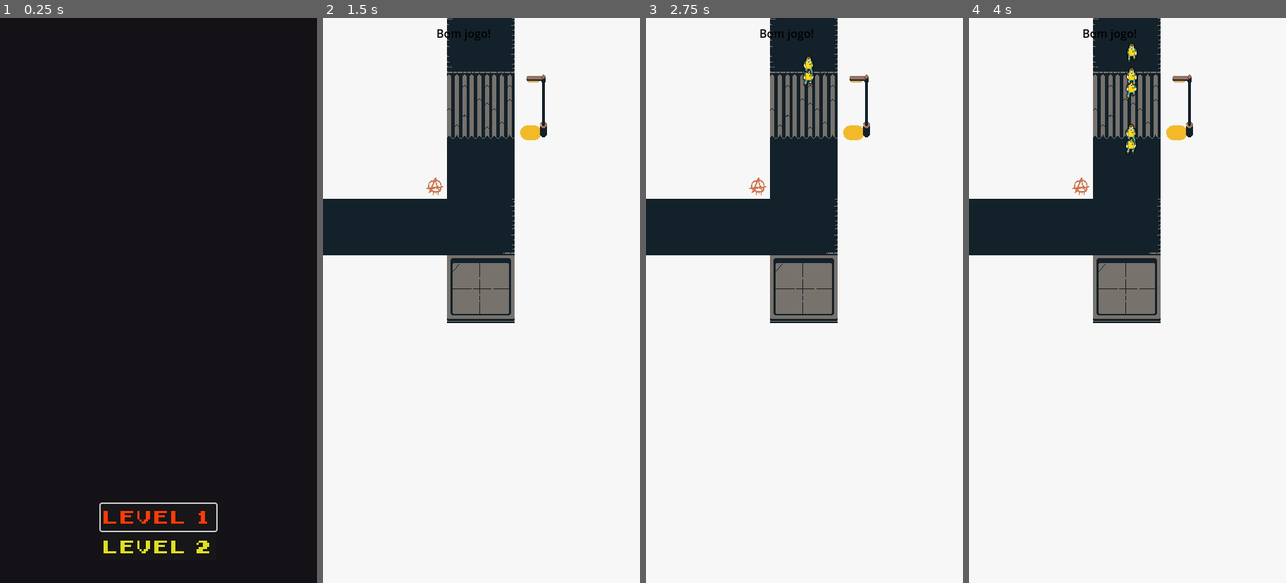
Above: before the commit, frames 1-4 (left to right).
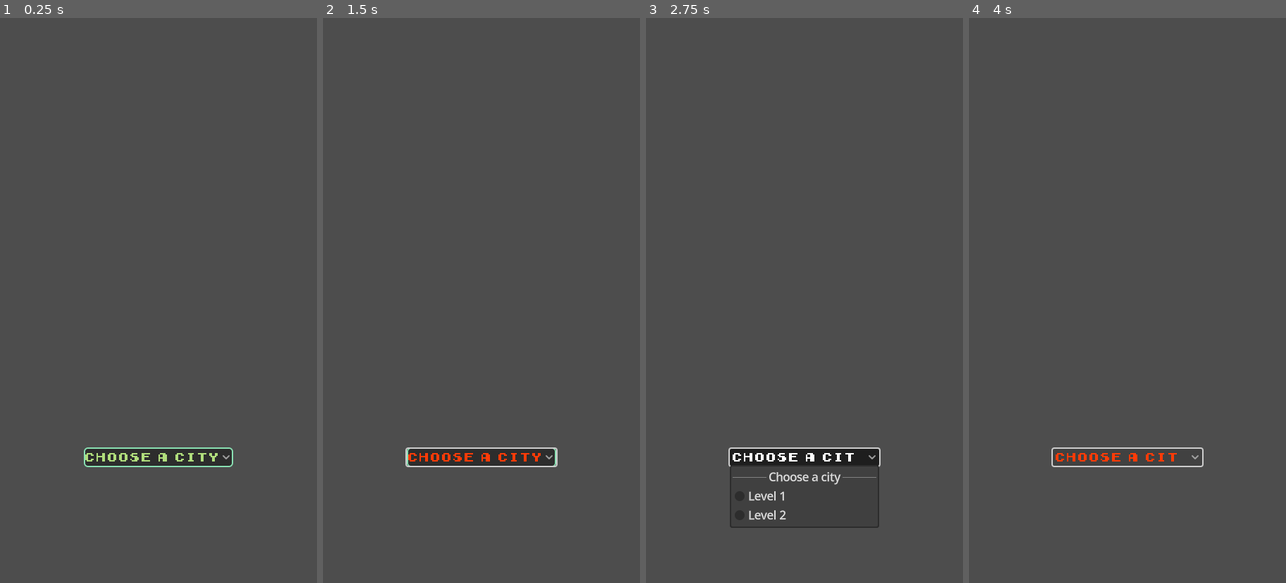
Above: after the commit, the same moments.

Repository: iparosds/SOS-Aliens
Game: Godot game, scene res://scenes/scene_manager.tscn
Two runs of this game, one before a commit and one after it. Both use one fixed random seed, a clock stepped at 60 frames per second and the inputs below. Video files are missing from this copy of the repository; at most half a second of black plays in their place.
Inputs (mouse positions are in pixels of both pictures, inside the frame that each line leads up to):
- Up to frame 1 (0.25 s): no input
- Up to frame 2 (1.5 s): click (481, 458) at 0.5 s, where only the run after the commit has a clickable "Choose a city"; click (481, 549) at 1.25 s, where only the run before the commit has a clickable "Level 2"
- Up to frame 3 (2.75 s): click (804, 458) at 2 s, where only the run after the commit has a clickable "Choose a city"
- Up to frame 4 (4 s): click (1127, 458) at 2.75 s, where only the run after the commit has a clickable "Choose a city"

The runs differ from the first frame. In frame 1, 100% of the frame differs, in the area x 0-100%, y 0-100%; in frame 2, 100%; in frame 3, 100%; in frame 4, 100%.

Commit message:
Criando pause menu e ajustando main menu.

Diff:
--- /dev/null
+++ b/assets/themes/default_menu_theme.tres
@@ -0,0 +1,104 @@
+[gd_resource type="Theme" load_steps=7 format=3 uid="uid://dmhlpo4s3t401"]
+
+[ext_resource type="FontFile" uid="uid://cul3qtiyor1u1" path="res://assets/fonts/Early GameBoy.ttf" id="1_2ydvp"]
+
+[sub_resource type="StyleBoxFlat" id="StyleBoxFlat_tvmlc"]
+content_margin_left = 4.0
+content_margin_top = 4.0
+content_margin_right = 4.0
+content_margin_bottom = 4.0
+bg_color = Color(0.1, 0.1, 0.1, 0.3)
+corner_radius_top_left = 3
+corner_radius_top_right = 3
+corner_radius_bottom_right = 3
+corner_radius_bottom_left = 3
+corner_detail = 5
+
+[sub_resource type="StyleBoxFlat" id="StyleBoxFlat_tq4vk"]
+content_margin_left = 4.0
+content_margin_top = 4.0
+content_margin_right = 4.0
+content_margin_bottom = 4.0
+bg_color = Color(1, 1, 1, 0.75)
+draw_center = false
+border_width_left = 2
+border_width_top = 2
+border_width_right = 2
+border_width_bottom = 2
+corner_radius_top_left = 3
+corner_radius_top_right = 3
+corner_radius_bottom_right = 3
+corner_radius_bottom_left = 3
+corner_detail = 5
+expand_margin_left = 2.0
+expand_margin_top = 2.0
+expand_margin_right = 2.0
+expand_margin_bottom = 2.0
+
+[sub_resource type="StyleBoxFlat" id="StyleBoxFlat_2wpej"]
+content_margin_left = 4.0
+content_margin_top = 4.0
+content_margin_right = 4.0
+content_margin_bottom = 4.0
+bg_color = Color(0.225, 0.225, 0.225, 0.6)
+corner_radius_top_left = 3
+corner_radius_top_right = 3
+corner_radius_bottom_right = 3
+corner_radius_bottom_left = 3
+corner_detail = 5
+
+[sub_resource type="StyleBoxFlat" id="StyleBoxFlat_dyg3y"]
+bg_color = Color(0.133333, 0.133333, 0.133333, 0.74902)
+border_width_left = 2
+border_width_top = 2
+border_width_right = 2
+border_width_bottom = 2
+border_color = Color(0.537255, 0.87451, 0.698039, 1)
+corner_radius_top_left = 5
+corner_radius_top_right = 5
+corner_radius_bottom_right = 5
+corner_radius_bottom_left = 5
+expand_margin_top = 2.0
+expand_margin_bottom = 2.0
+
+[sub_resource type="StyleBoxFlat" id="StyleBoxFlat_sup5d"]
+content_margin_left = 4.0
+content_margin_top = 4.0
+content_margin_right = 4.0
+content_margin_bottom = 4.0
+bg_color = Color(0, 0, 0, 0.6)
+corner_radius_top_left = 3
+corner_radius_top_right = 3
+corner_radius_bottom_right = 3
+corner_radius_bottom_left = 3
+corner_detail = 5
+
+[resource]
+default_font_size = 16
+Button/colors/font_color = Color(0.690196, 0.866667, 0.486275, 1)
+Button/colors/font_disabled_color = Color(0.875, 0.875, 0.875, 0.5)
+Button/colors/font_focus_color = Color(1, 0.231373, 0.027451, 1)
+Button/colors/font_hover_color = Color(1, 0.231373, 0.027451, 1)
+Button/colors/font_hover_pressed_color = Color(1, 1, 1, 1)
+Button/colors/font_outline_color = Color(0, 0, 0, 1)
+Button/colors/font_pressed_color = Color(0.207843, 0.266667, 0.380392, 1)
+Button/colors/icon_disabled_color = Color(1, 1, 1, 0.4)
+Button/colors/icon_focus_color = Color(1, 1, 1, 1)
+Button/colors/icon_hover_color = Color(1, 1, 1, 1)
+Button/colors/icon_hover_pressed_color = Color(1, 1, 1, 1)
+Button/colors/icon_normal_color = Color(1, 1, 1, 1)
+Button/colors/icon_pressed_color = Color(1, 1, 1, 1)
+Button/constants/align_to_largest_stylebox = 0
+Button/constants/h_separation = 4
+Button/constants/icon_max_width = 0
+Button/constants/outline_size = 0
+Button/fonts/font = ExtResource("1_2ydvp")
+Button/styles/disabled = SubResource("StyleBoxFlat_tvmlc")
+Button/styles/focus = SubResource("StyleBoxFlat_tq4vk")
+Button/styles/hover = SubResource("StyleBoxFlat_2wpej")
+Button/styles/normal = SubResource("StyleBoxFlat_dyg3y")
+Button/styles/pressed = SubResource("StyleBoxFlat_sup5d")
+Label/colors/font_color = Color(0.690196, 0.866667, 0.486275, 1)
+Label/fonts/font = ExtResource("1_2ydvp")
+MarginContainer/constants/margin_bottom = 32
+VBoxContainer/constants/separation = 8
--- a/assets/themes/default_theme.tres
+++ /dev/null
@@ -1,15 +0,0 @@
-[gd_resource type="Theme" load_steps=2 format=3 uid="uid://cnahmofjehhlg"]
-
-[ext_resource type="FontFile" uid="uid://cul3qtiyor1u1" path="res://assets/fonts/Early GameBoy.ttf" id="1_sx0q5"]
-
-[resource]
-default_font = ExtResource("1_sx0q5")
-default_font_size = 16
-Button/colors/font_color = Color(0.87451, 0.87451, 0.133333, 1)
-Button/colors/font_focus_color = Color(1, 0.231373, 0.027451, 1)
-Button/colors/font_hover_color = Color(0.0923234, 0.570165, 0.464814, 1)
-Button/colors/font_pressed_color = Color(0.207843, 0.266667, 0.380392, 1)
-Button/styles/disabled = null
-Button/styles/focus = null
-Button/styles/hover = null
-Button/styles/normal = null
--- a/project.godot
+++ b/project.godot
@@ -29,6 +29,10 @@
 
 project/assembly_name="SOS Aliens"
 
+[gui]
+
+theme/default_font_multichannel_signed_distance_field=true
+
 [rendering]
 
 renderer/rendering_method="gl_compatibility"
--- /dev/null
+++ b/scenes/pause_menu.tscn
@@ -0,0 +1,64 @@
+[gd_scene load_steps=5 format=3 uid="uid://b2kddna8jonj7"]
+
+[ext_resource type="Texture2D" uid="uid://d1ar24frbwesc" path="res://media/logo-converter.png" id="2_ewgu5"]
+[ext_resource type="Theme" uid="uid://dmhlpo4s3t401" path="res://assets/themes/default_menu_theme.tres" id="2_kukqi"]
+[ext_resource type="FontFile" uid="uid://cul3qtiyor1u1" path="res://assets/fonts/Early GameBoy.ttf" id="3_ewgu5"]
+
+[sub_resource type="LabelSettings" id="LabelSettings_sn1ji"]
+font = ExtResource("3_ewgu5")
+font_size = 32
+font_color = Color(0.690196, 0.866667, 0.486275, 1)
+
+[node name="PauseMenu" type="CanvasLayer"]
+process_mode = 3
+
+[node name="TextureRect" type="TextureRect" parent="."]
+anchors_preset = 15
+anchor_right = 1.0
+anchor_bottom = 1.0
+grow_horizontal = 2
+grow_vertical = 2
+texture = ExtResource("2_ewgu5")
+
+[node name="VBoxContainer" type="VBoxContainer" parent="."]
+anchors_preset = -1
+anchor_left = 0.5
+anchor_top = 0.606
+anchor_right = 0.5
+anchor_bottom = 0.95
+offset_left = -144.0
+offset_top = 0.199982
+offset_right = 144.0
+grow_horizontal = 2
+grow_vertical = 2
+size_flags_horizontal = 4
+size_flags_vertical = 4
+theme = ExtResource("2_kukqi")
+alignment = 1
+
+[node name="LabelMarginContainer" type="MarginContainer" parent="VBoxContainer"]
+layout_mode = 2
+theme_override_constants/margin_bottom = 32
+
+[node name="Label" type="Label" parent="VBoxContainer/LabelMarginContainer"]
+layout_mode = 2
+text = "paused"
+label_settings = SubResource("LabelSettings_sn1ji")
+horizontal_alignment = 1
+vertical_alignment = 1
+
+[node name="Button_Restart" type="Button" parent="VBoxContainer"]
+layout_mode = 2
+text = "Restart Game"
+
+[node name="Button_Quit" type="Button" parent="VBoxContainer"]
+layout_mode = 2
+text = "Quit"
+
+[node name="Button_Back_To_Menu" type="Button" parent="VBoxContainer"]
+layout_mode = 2
+text = "Back to Menu"
+
+[node name="AudioStreamPlayer" type="AudioStreamPlayer" parent="."]
+autoplay = true
+playback_type = 1
--- a/scenes/ui.tscn
+++ b/scenes/ui.tscn
@@ -2,22 +2,13 @@
 
 [ext_resource type="Script" uid="uid://bcsw0mt21tpsw" path="res://scripts/ui.gd" id="1_nt7q6"]
 [ext_resource type="VideoStream" uid="uid://dgk38eyn2rgkj" path="res://media/logo-converter.ogv" id="2_x4jx1"]
-[ext_resource type="Theme" uid="uid://cnahmofjehhlg" path="res://assets/themes/default_theme.tres" id="3_yev5y"]
+[ext_resource type="Theme" uid="uid://dmhlpo4s3t401" path="res://assets/themes/default_menu_theme.tres" id="3_yev5y"]
 
 [node name="UI" type="Node2D"]
 script = ExtResource("1_nt7q6")
 
-[node name="header" type="CanvasLayer" parent="."]
-
-[node name="Label" type="Label" parent="header"]
-modulate = Color(0, 0, 0, 1)
-offset_left = 161.0
-offset_top = 10.0
-offset_right = 247.0
-offset_bottom = 33.0
-text = "Olá mundo"
-
 [node name="main_menu" type="CanvasLayer" parent="."]
+visible = false
 
 [node name="ColorRect" type="ColorRect" parent="main_menu"]
 anchors_preset = 15
@@ -34,40 +25,86 @@
 autoplay = true
 loop = true
 
-[node name="MarginContainer" type="MarginContainer" parent="main_menu"]
-anchors_preset = 15
-anchor_right = 1.0
-anchor_bottom = 1.0
+[node name="VBoxContainer" type="VBoxContainer" parent="main_menu"]
+anchors_preset = -1
+anchor_left = 0.5
+anchor_top = 0.606
+anchor_right = 0.5
+anchor_bottom = 0.95
+offset_left = -144.0
+offset_right = 144.0
 grow_horizontal = 2
 grow_vertical = 2
 theme = ExtResource("3_yev5y")
-theme_override_constants/margin_left = 32
-theme_override_constants/margin_top = 32
-theme_override_constants/margin_right = 32
-theme_override_constants/margin_bottom = 32
 
-[node name="ButtonVBoxContainer" type="VBoxContainer" parent="main_menu/MarginContainer"]
+[node name="LabelMarginContainer" type="MarginContainer" parent="main_menu/VBoxContainer"]
 layout_mode = 2
-size_flags_vertical = 8
+theme_override_constants/margin_top = 24
+theme_override_constants/margin_bottom = 0
+
+[node name="Label" type="Button" parent="main_menu/VBoxContainer/LabelMarginContainer"]
+layout_mode = 2
+text = "choose a city"
+
+[node name="level_1" type="Button" parent="main_menu/VBoxContainer"]
+layout_mode = 2
+focus_neighbor_top = NodePath(".")
+text = "Level 1"
+
+[node name="level_2" type="Button" parent="main_menu/VBoxContainer"]
+layout_mode = 2
+focus_neighbor_top = NodePath("../level_1")
+focus_neighbor_bottom = NodePath(".")
+text = "Level 2"
+
+[node name="SetupMarginContainer" type="MarginContainer" parent="main_menu/VBoxContainer"]
+layout_mode = 2
+theme_override_constants/margin_top = 16
+theme_override_constants/margin_bottom = 16
+
+[node name="VBoxContainer" type="VBoxContainer" parent="main_menu/VBoxContainer/SetupMarginContainer"]
+layout_mode = 2
+
+[node name="ConfigButton" type="Button" parent="main_menu/VBoxContainer/SetupMarginContainer/VBoxContainer"]
+layout_mode = 2
+text = "Configurations"
+
+[node name="Credits" type="Button" parent="main_menu/VBoxContainer/SetupMarginContainer/VBoxContainer"]
+layout_mode = 2
+text = "Credits"
+
+[node name="level_menu" type="CanvasLayer" parent="."]
+
+[node name="VideoStreamPlayer" type="VideoStreamPlayer" parent="level_menu"]
+offset_right = 450.0
+offset_bottom = 800.0
+stream = ExtResource("2_x4jx1")
+autoplay = true
+loop = true
+
+[node name="VBoxContainer" type="VBoxContainer" parent="level_menu"]
+anchors_preset = -1
+anchor_left = 0.5
+anchor_top = 0.606
+anchor_right = 0.5
+anchor_bottom = 0.95
+grow_horizontal = 2
+grow_vertical = 2
+theme = ExtResource("3_yev5y")
 alignment = 1
 
-[node name="level_1" type="Button" parent="main_menu/MarginContainer/ButtonVBoxContainer"]
+[node name="OptionButton" type="OptionButton" parent="level_menu/VBoxContainer"]
 layout_mode = 2
-size_flags_horizontal = 4
-size_flags_vertical = 4
-focus_neighbor_top = NodePath(".")
-focus_neighbor_bottom = NodePath("../level_2")
-theme_override_font_sizes/font_size = 24
-text = "Level 1"
+alignment = 1
+selected = 0
+item_count = 3
+popup/item_0/text = "Choose a city"
+popup/item_0/id = 0
+popup/item_0/separator = true
+popup/item_1/text = "Level 1"
+popup/item_1/id = 1
+popup/item_2/text = "Level 2"
+popup/item_2/id = 2
 
-[node name="level_2" type="Button" parent="main_menu/MarginContainer/ButtonVBoxContainer"]
-layout_mode = 2
-size_flags_horizontal = 4
-size_flags_vertical = 4
-focus_neighbor_top = NodePath("../level_1")
-focus_neighbor_bottom = NodePath(".")
-theme_override_font_sizes/font_size = 24
-text = "Level 2"
-
-[connection signal="pressed" from="main_menu/MarginContainer/ButtonVBoxContainer/level_1" to="." method="_on_level_1_pressed"]
-[connection signal="pressed" from="main_menu/MarginContainer/ButtonVBoxContainer/level_2" to="." method="_on_level_2_pressed"]
+[connection signal="pressed" from="main_menu/VBoxContainer/level_1" to="." method="_on_level_1_pressed"]
+[connection signal="pressed" from="main_menu/VBoxContainer/level_2" to="." method="_on_level_2_pressed"]
--- a/scripts/ui.gd
+++ b/scripts/ui.gd
@@ -2,13 +2,9 @@
 @onready var main_menu: CanvasLayer = $main_menu
 @onready var header: CanvasLayer = $header
 @onready var label: Label = $header/Label
-@onready var level_1_button: Button = $main_menu/MarginContainer/ButtonVBoxContainer/level_1
-
 
 func _ready():
 	Controller.ui = self
-	level_1_button.grab_focus()
-
 
 func _on_level_1_pressed() -> void:
 	Controller.change_level("res://levels/level_01.tscn")
Binary file added: media/logo-converter.png
Not shown, added: media/logo-converter.png.import
Not shown, added: scenes/pause_menu.gd.uid
Not shown, changed: .gitignore
